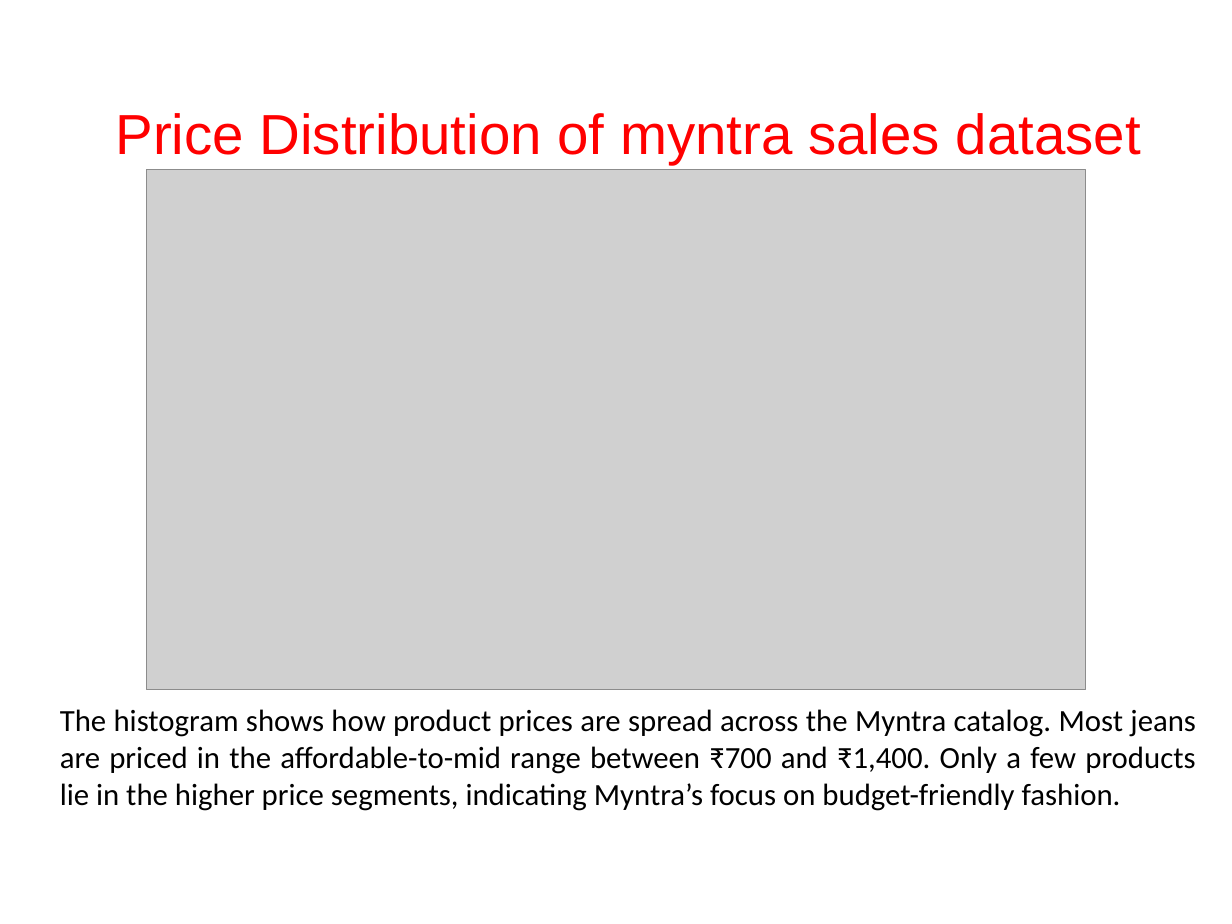
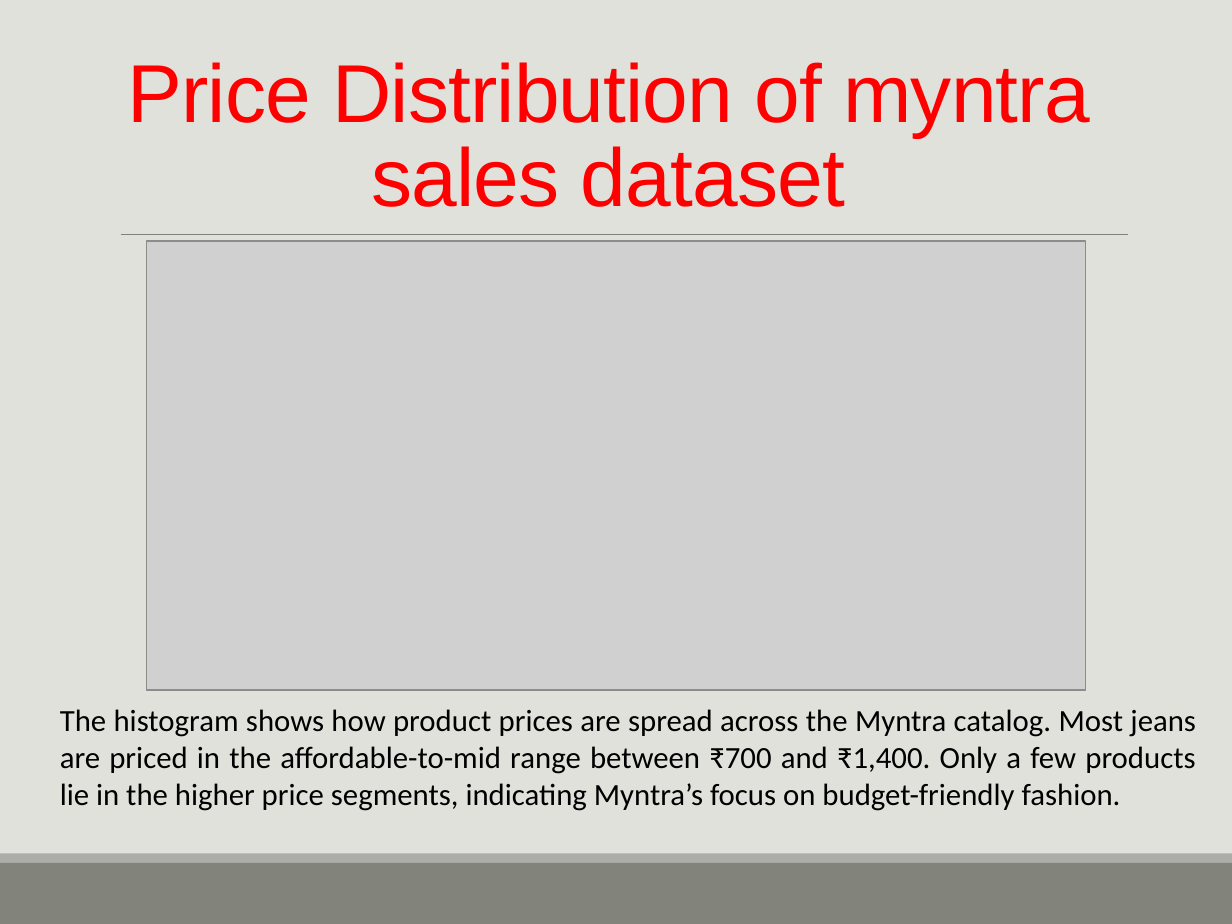
Before and after one commit to srinija1111/BigDataAnalytics, a slide deck: slide 5 of 7. Myntra Sales Analysis(Mini Project)/myntra sales ppt.pptx (slide 6 before the commit). Drawn at 1232x924 pixels with LibreOffice and Linux fonts; fonts in the diff are those of the drawing; grey boxes stand for pictures. Boxes give left, top, right and bottom in pixels: in the first picture for what was removed or moved away, otherwise in the second. Text is boxed around its words. In the diff, an @@ line names an element or a change of style, - is before the commit and + after.

```diff
--- a/7. Myntra Sales Analysis(Mini Project)/myntra sales ppt.pptx
+++ b/7. Myntra Sales Analysis(Mini Project)/myntra sales ppt.pptx
@@ background #FFFFFF to #E1E1DB @@
@@ title "Price Distribution of myntra sales ...": place and size @@
-title "Price Distribution of myntra sales ..." at (115,113,1141,165)
+title "Price Distribution of myntra sales ..." at (128,62,1090,207)
@@ title "Price Distribution of myntra sales ..." at (128,62,1090,207): size 33 to 48 pt, letter spacing 0 to -0.5 pt; line spacing 0.9 to 0.85; vertical alignment middle to bottom @@
@@ line added from (121, 234) to (1127, 234), #808080 0.5 pt @@
@@ picture: place and size @@
-picture at (147,169,1087,690)
+picture at (147,241,1087,690)
@@ rectangle added at (0,862,1232,924), fill #82847C @@
@@ rectangle added at (0,854,1232,862), fill #ACADA8 @@
```
Also in this commit, not shown: 10 other slides changed, 2 slides removed.
